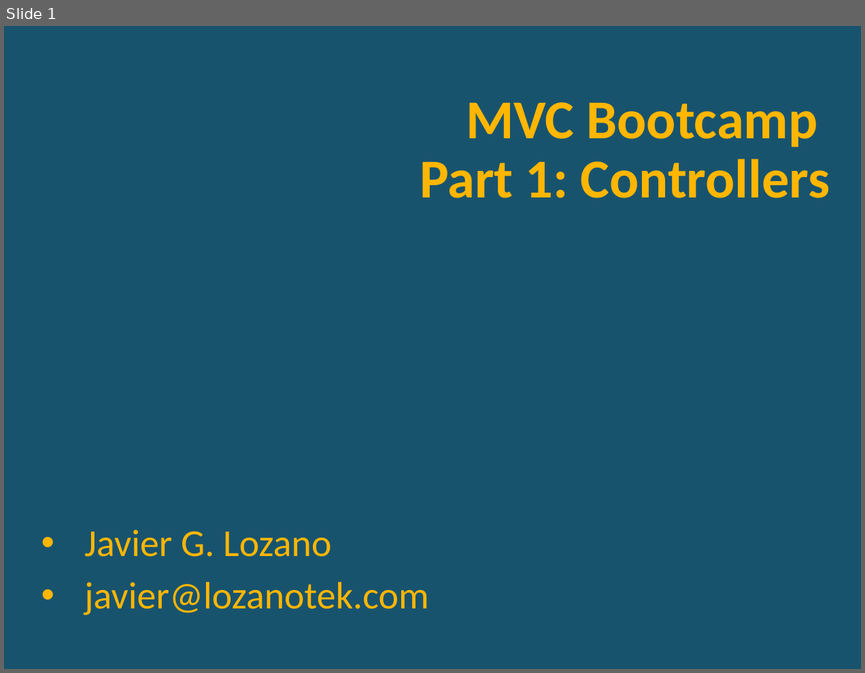
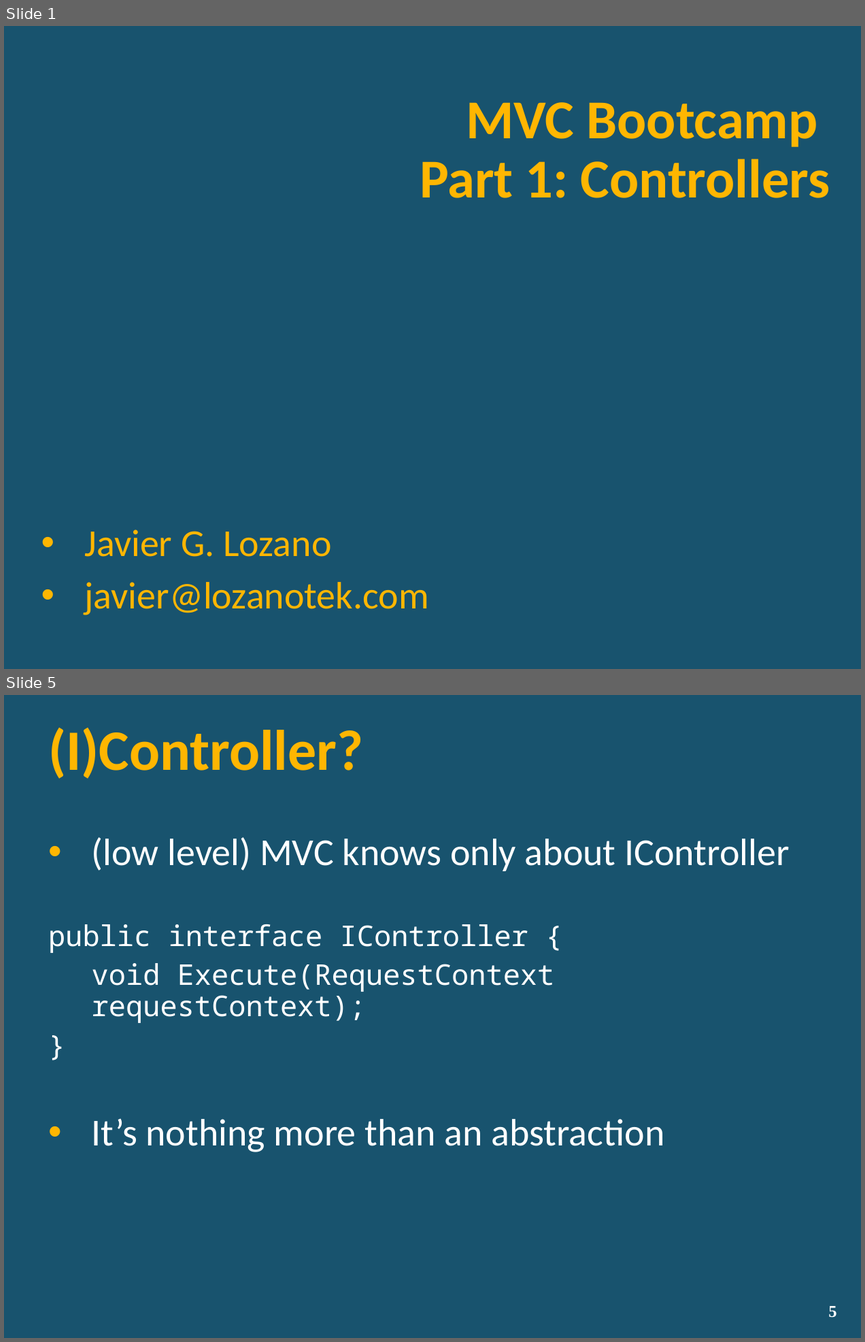
Before and after one commit to lozanotek/MVCBootcamp, a slide deck: slides/part1_controllers.pptx. Shown one above the other, each under a label of ours: slide 1 before the commit, slides 1 and 5 after it; the slides between them are not shown. The pictures are 865x673 and 865x1342 pixels, drawn with LibreOffice and Linux fonts; fonts in the diff are those of the drawing; background and template pictures are left out. Boxes give left, top, right and bottom in pixels: in the first picture for what was removed or moved away, otherwise in the second. Text is boxed around its words. In the diff, an @@ line names an element or a change of style, - is before the commit and + after.

Commit message:
Finished part 1.2 - controllers

```diff
--- a/slides/part1_controllers.pptx
+++ b/slides/part1_controllers.pptx
@@ slide 5 added at (x1=4, y1=695, x2=861, y2=1338), background picture (left out) @@
@@ title added at (x1=48, y1=728, x2=363, y2=779), 48 pt, text #FFB601, bold @@
+(I)Controller?
@@ text added at (x1=48, y1=837, x2=789, y2=1152), 32 pt, text #FFFFFF @@
+• (low level) MVC knows only about IController
+public interface IController {
+void Execute(RequestContext requestContext);
+}
+• It’s nothing more than an abstraction
@@ page number added at (x1=828, y1=1306, x2=836, y2=1317), 14 pt, text #FFFFFF, bold @@
+5
```
Also in this commit, not shown: 8 other slides added, 2 slides removed.
